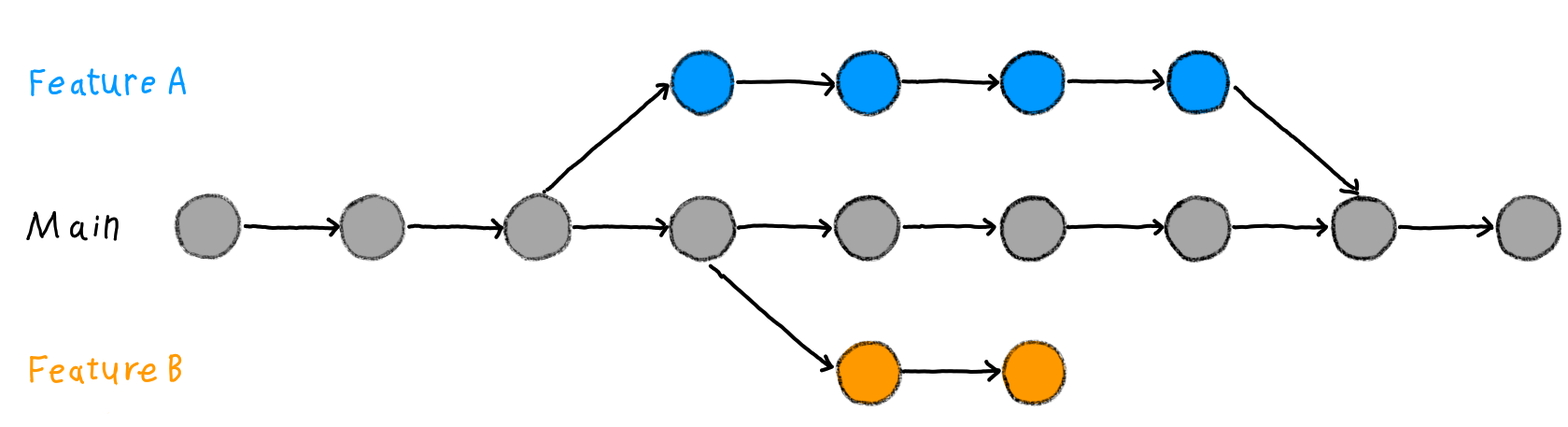
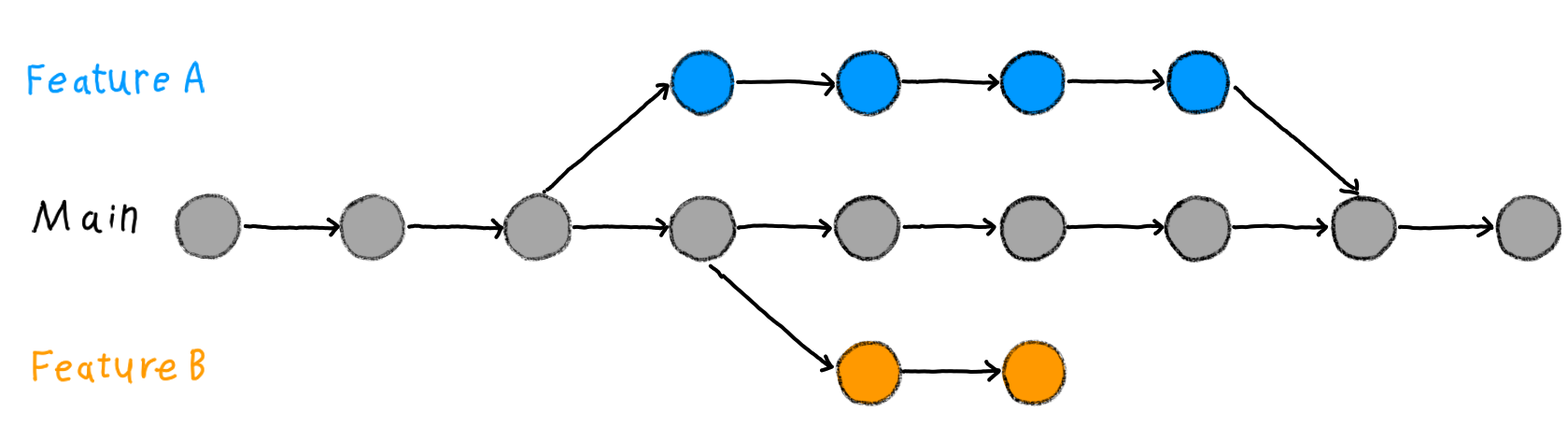
Before/after of a 1568 × 427 layered artwork. What changed in the layer stack:
added layer "Layer 7(pasted)" above "Layer 8(pasted)" over (27, 60, 205, 98)
added layer "Layer 8(pasted)" above "Layer 6(pasted)" over (26, 239, 206, 414)
added layer "Layer 6(pasted)" above "Layer 3" over (26, 198, 206, 414)
painted on "Layer 3" over (26, 60, 206, 414)
painted on "Layer 2" over (119, 60, 206, 385)
painted on "Copy of Layer 1" over (26, 60, 206, 414)
